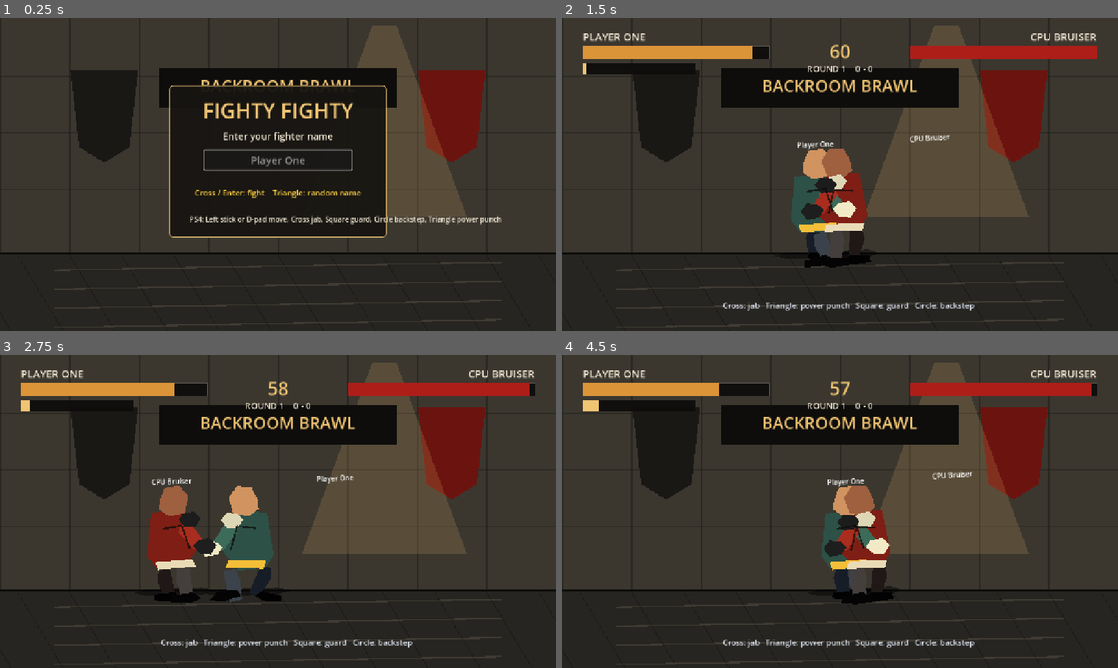
Above: before the commit, frames 1-4 (two rows, left to right).
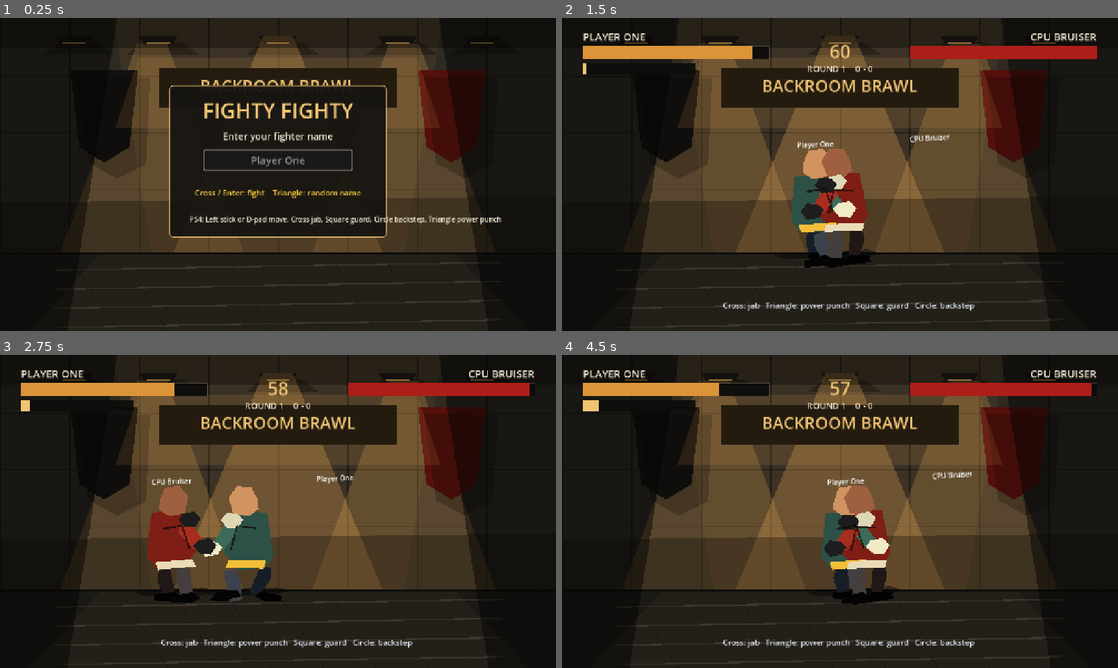
Above: after the commit, the same moments.

Repository: meshbirdprime/fighty-fighty
Game: Godot game, scene res://scenes/Main.tscn
Two runs of this game, one before a commit and one after it. Both use one fixed random seed, a clock stepped at 60 frames per second and the inputs below.
Inputs (mouse positions are in pixels of both pictures, inside the frame that each line leads up to):
- Up to frame 1 (0.25 s): no input
- Up to frame 2 (1.5 s): tap Enter (confirm) at 0.5 s; move the mouse to (962, 158) at 0.52 s; hold D (move_right) 0.53-1.28 s; tap J (attack) at 0.6 s; click (962, 158) at 0.67 s; tap Space at 0.77 s; move the mouse to (728, 190) at 1.27 s; hold A (move_left) from 1.28 s (still down); tap K (block) at 1.35 s
- Up to frame 3 (2.75 s): tap Space at 1.52 s; move the mouse to (333, 442) at 2.02 s; release A (move_left) at 2.03 s; hold D (move_right) from 2.03 s (still down); hold Enter (confirm) from 2.03 s (still down)
- Up to frame 4 (4.5 s): move the mouse to (812, 574) at 2.77 s; release Enter (confirm) at 2.78 s; tap L (dodge) at 2.85 s; click (812, 574) at 2.92 s; tap Space at 3.02, 3.77 s; move the mouse to (1006, 558) at 3.52 s; release D (move_right) at 3.53 s; hold I (special) 3.53-4.28 s; hold A (move_left) from 3.53 s (still down); move the mouse to (673, 464) at 4.27 s; tap Shift at 4.35 s

The runs differ from the first frame. In frame 1, 34% of the frame differs, in the area x 0-100%, y 0-99%; in frame 2, 40%; in frame 3, 38%; in frame 4, 40%.

Commit message:
Improve arena lighting composition

Diff:
--- a/scripts/Main.gd
+++ b/scripts/Main.gd
@@ -113,58 +113,125 @@
 	camera.make_current()
 
 	var sky := ColorRect.new()
-	sky.color = Color(0.13, 0.12, 0.105)
+	sky.color = Color(0.07, 0.064, 0.055)
 	sky.size = Vector2(1280, 720)
 	add_child(sky)
 
 	var back_wall := ColorRect.new()
-	back_wall.color = Color(0.23, 0.215, 0.185)
+	back_wall.color = Color(0.18, 0.165, 0.135)
 	back_wall.position = Vector2(0, 0)
 	back_wall.size = Vector2(1280, 545)
 	add_child(back_wall)
 
+	var wall_warmth := Polygon2D.new()
+	wall_warmth.polygon = PackedVector2Array([Vector2(260, 0), Vector2(1020, 0), Vector2(930, 545), Vector2(350, 545)])
+	wall_warmth.color = Color(0.42, 0.31, 0.18, 0.22)
+	add_child(wall_warmth)
+
 	for x in range(0, 1280, 160):
 		var panel_line := ColorRect.new()
-		panel_line.color = Color(0.11, 0.105, 0.095, 0.52)
+		panel_line.color = Color(0.065, 0.06, 0.052, 0.58)
 		panel_line.position = Vector2(x, 0)
 		panel_line.size = Vector2(3, 545)
 		add_child(panel_line)
 
 	for y in [132, 263, 394]:
 		var wall_line := ColorRect.new()
-		wall_line.color = Color(0.11, 0.105, 0.095, 0.45)
+		wall_line.color = Color(0.075, 0.068, 0.057, 0.5)
 		wall_line.position = Vector2(0, y)
 		wall_line.size = Vector2(1280, 3)
 		add_child(wall_line)
 
+	for x in [170, 365, 640, 915, 1110]:
+		var fixture_shadow := Polygon2D.new()
+		fixture_shadow.polygon = PackedVector2Array([Vector2(-42, 0), Vector2(42, 0), Vector2(82, 28), Vector2(-82, 28)])
+		fixture_shadow.color = Color(0.02, 0.018, 0.014, 0.32)
+		fixture_shadow.position = Vector2(x + 10, 55)
+		add_child(fixture_shadow)
+
+		var fixture := Polygon2D.new()
+		fixture.polygon = PackedVector2Array([Vector2(-46, -8), Vector2(46, -8), Vector2(34, 10), Vector2(-34, 10)])
+		fixture.color = Color(0.12, 0.105, 0.08)
+		fixture.position = Vector2(x, 48)
+		add_child(fixture)
+
+		var bulb := ColorRect.new()
+		bulb.color = Color(1.0, 0.76, 0.38, 0.88)
+		bulb.position = Vector2(x - 26, 55)
+		bulb.size = Vector2(52, 5)
+		add_child(bulb)
+
+	for light_data in [
+		[350.0, 58.0, 215.0, 492.0, 0.2],
+		[640.0, 42.0, 250.0, 520.0, 0.26],
+		[930.0, 58.0, 215.0, 492.0, 0.2]
+	]:
+		var cone := Polygon2D.new()
+		cone.polygon = PackedVector2Array([
+			Vector2(-34, 0),
+			Vector2(34, 0),
+			Vector2(light_data[2], light_data[3]),
+			Vector2(-light_data[2], light_data[3])
+		])
+		cone.color = Color(1.0, 0.72, 0.36, light_data[4])
+		cone.position = Vector2(light_data[0], light_data[1])
+		add_child(cone)
+
+	for light_data in [
+		[350.0, 612.0, 215.0, 46.0, 0.2],
+		[640.0, 606.0, 270.0, 58.0, 0.28],
+		[930.0, 612.0, 215.0, 46.0, 0.2]
+	]:
+		var pool := Polygon2D.new()
+		pool.polygon = _ellipse_polygon(Vector2.ZERO, light_data[2], light_data[3], 36)
+		pool.color = Color(1.0, 0.69, 0.34, light_data[4])
+		pool.position = Vector2(light_data[0], light_data[1])
+		add_child(pool)
+
+	var wall_shadow := Polygon2D.new()
+	wall_shadow.polygon = PackedVector2Array([Vector2(0, 425), Vector2(1280, 410), Vector2(1280, 545), Vector2(0, 545)])
+	wall_shadow.color = Color(0.035, 0.03, 0.025, 0.32)
+	add_child(wall_shadow)
+
 	for side in [-1, 1]:
 		var banner := Polygon2D.new()
 		banner.polygon = PackedVector2Array([Vector2(-78, -86), Vector2(78, -86), Vector2(58, 92), Vector2(0, 128), Vector2(-58, 92)])
-		banner.color = Color(0.1, 0.095, 0.085) if side < 0 else Color(0.42, 0.08, 0.06)
+		banner.color = Color(0.075, 0.07, 0.062) if side < 0 else Color(0.34, 0.065, 0.045)
 		banner.position = Vector2(240 if side < 0 else 1040, 205)
 		add_child(banner)
 
-		var light := Polygon2D.new()
-		light.polygon = PackedVector2Array([Vector2(-28, 0), Vector2(28, 0), Vector2(190 * side, 440), Vector2(-190 * side, 440)])
-		light.color = Color(1.0, 0.78, 0.43, 0.16)
-		light.position = Vector2(640 + side * 245, 18)
-		add_child(light)
+		var banner_shadow := Polygon2D.new()
+		banner_shadow.polygon = PackedVector2Array([Vector2(-82, -82), Vector2(88, -78), Vector2(78, 120), Vector2(12, 154), Vector2(-54, 118)])
+		banner_shadow.color = Color(0.02, 0.018, 0.014, 0.24)
+		banner_shadow.position = Vector2((240 if side < 0 else 1040) + 18, 216)
+		add_child(banner_shadow)
 
 	var screen := ColorRect.new()
-	screen.color = Color(0.055, 0.05, 0.043)
+	screen.color = Color(0.035, 0.032, 0.028)
 	screen.position = Vector2(365, 116)
 	screen.size = Vector2(550, 92)
 	add_child(screen)
 
+	var screen_glow := Polygon2D.new()
+	screen_glow.polygon = PackedVector2Array([Vector2(-45, -25), Vector2(595, -25), Vector2(650, 138), Vector2(-100, 138)])
+	screen_glow.color = Color(0.94, 0.68, 0.32, 0.12)
+	screen_glow.position = Vector2(365, 116)
+	add_child(screen_glow)
+
 	var screen_text := _label("BACKROOM BRAWL", 38, Vector2(365, 124), Vector2(550, 64), HORIZONTAL_ALIGNMENT_CENTER)
 	screen_text.add_theme_color_override("font_color", Color(0.94, 0.77, 0.45))
 	add_child(screen_text)
 
 	var floor := ColorRect.new()
-	floor.color = Color(0.155, 0.145, 0.13)
+	floor.color = Color(0.105, 0.097, 0.082)
 	floor.position = Vector2(0, 545)
 	floor.size = Vector2(1280, 175)
 	add_child(floor)
+
+	var floor_center := Polygon2D.new()
+	floor_center.polygon = PackedVector2Array([Vector2(230, 545), Vector2(1050, 545), Vector2(1215, 720), Vector2(65, 720)])
+	floor_center.color = Color(0.24, 0.205, 0.145, 0.28)
+	add_child(floor_center)
 
 	var stage_lip := ColorRect.new()
 	stage_lip.color = Color(0.055, 0.05, 0.044)
@@ -185,6 +252,22 @@
 		chalk.default_color = Color(0.68, 0.63, 0.52, 0.18)
 		chalk.points = PackedVector2Array([Vector2(125, y), Vector2(1155, y - 18)])
 		add_child(chalk)
+
+	var left_vignette := Polygon2D.new()
+	left_vignette.polygon = PackedVector2Array([Vector2(0, 0), Vector2(270, 0), Vector2(155, 720), Vector2(0, 720)])
+	left_vignette.color = Color(0.015, 0.013, 0.011, 0.48)
+	add_child(left_vignette)
+
+	var right_vignette := Polygon2D.new()
+	right_vignette.polygon = PackedVector2Array([Vector2(1010, 0), Vector2(1280, 0), Vector2(1280, 720), Vector2(1125, 720)])
+	right_vignette.color = Color(0.015, 0.013, 0.011, 0.48)
+	add_child(right_vignette)
+
+	var top_vignette := ColorRect.new()
+	top_vignette.color = Color(0.012, 0.01, 0.008, 0.36)
+	top_vignette.position = Vector2(0, 0)
+	top_vignette.size = Vector2(1280, 70)
+	add_child(top_vignette)
 
 
 func _build_fighters() -> void:
@@ -448,6 +531,14 @@
 	return bar
 
 
+func _ellipse_polygon(center: Vector2, radius_x: float, radius_y: float, segments: int) -> PackedVector2Array:
+	var points := PackedVector2Array()
+	for i in segments:
+		var angle := TAU * float(i) / float(segments)
+		points.append(center + Vector2(cos(angle) * radius_x, sin(angle) * radius_y))
+	return points
+
+
 func _random_name() -> String:
 	var names := ["Neon Viper", "Knuckle Nova", "Cyber Champ", "Turbo Ace", "Pixel Fury", "Flash Baron"]
 	return names.pick_random()
